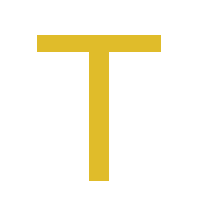
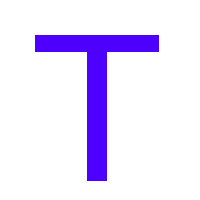
Revision of a layered 200 x 200 image; what changed, layer by layer:
painted on "T" over [35, 35, 161, 181]
